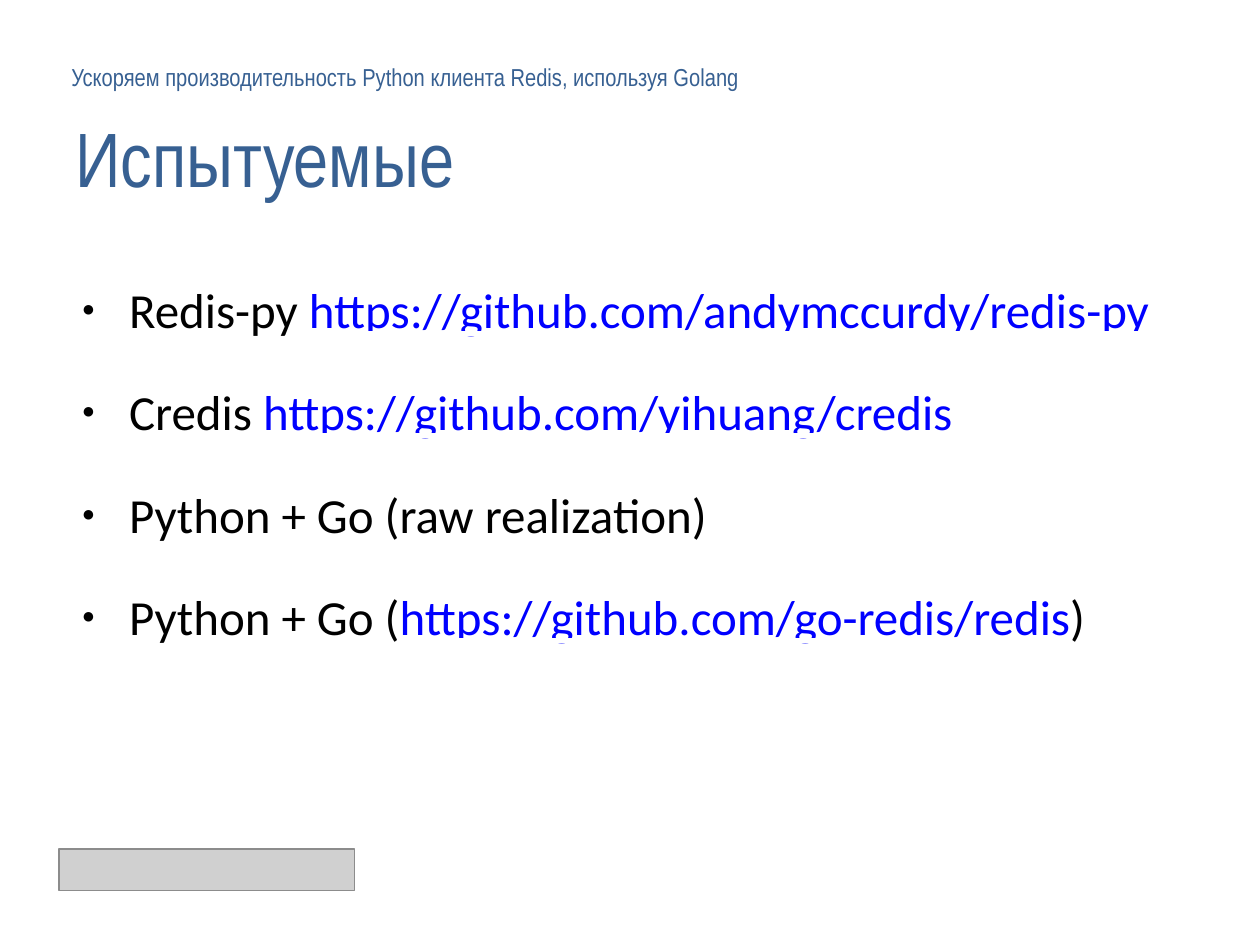
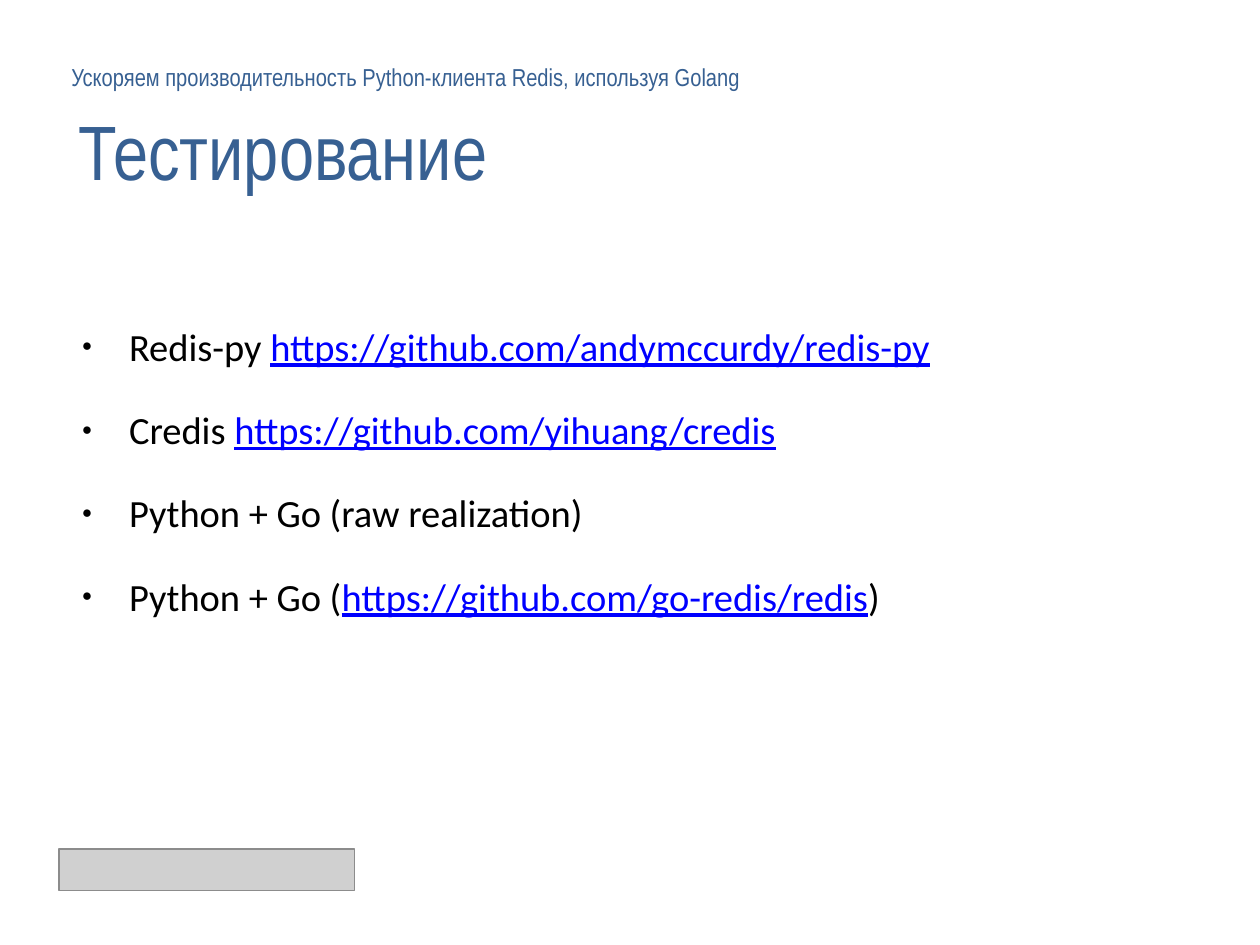
Before and after one commit to deslum/gopipe, a slide deck: slide 12 of presentation.pptx (slide 11 before the commit). Drawn at 1260x945 pixels with LibreOffice and Linux fonts; fonts in the diff are those of the drawing; grey boxes stand for pictures; background and template pictures are left out. Boxes give left, top, right and bottom in pixels: in the first picture for what was removed or moved away, otherwise in the second. Text is boxed around its words. In the diff, an @@ line names an element or a change of style, - is before the commit and + after.

```diff
--- a/presentation.pptx
+++ b/presentation.pptx
@@ text in free at [71,68,740,91]: text changed @@
-Ускоряем производительность Python клиента Redis, используя Golang
+Ускоряем производительность Python-клиента Redis, используя Golang
@@ free removed at [63,98,1197,215] @@
-Испытуемые
@@ free added at [67,92,1201,209], 44 pt, text #376092 @@
+Тестирование
@@ text "Redis-py https://github.com/andymccurdy/redis-py": place and size @@
-text "Redis-py https://github.com/andymccurdy/redis-py" at [129,294,1149,644]
+text "Redis-py https://github.com/andymccurdy/redis-py" at [129,334,929,618]
@@ text "Redis-py https://github.com/andymccurdy/redis-py" at [129,334,929,618]: size 28 to 22 pt @@
```
Also in this commit, not shown: 19 other slides changed, 3 slides added, 1 slide removed, 4 other files.
